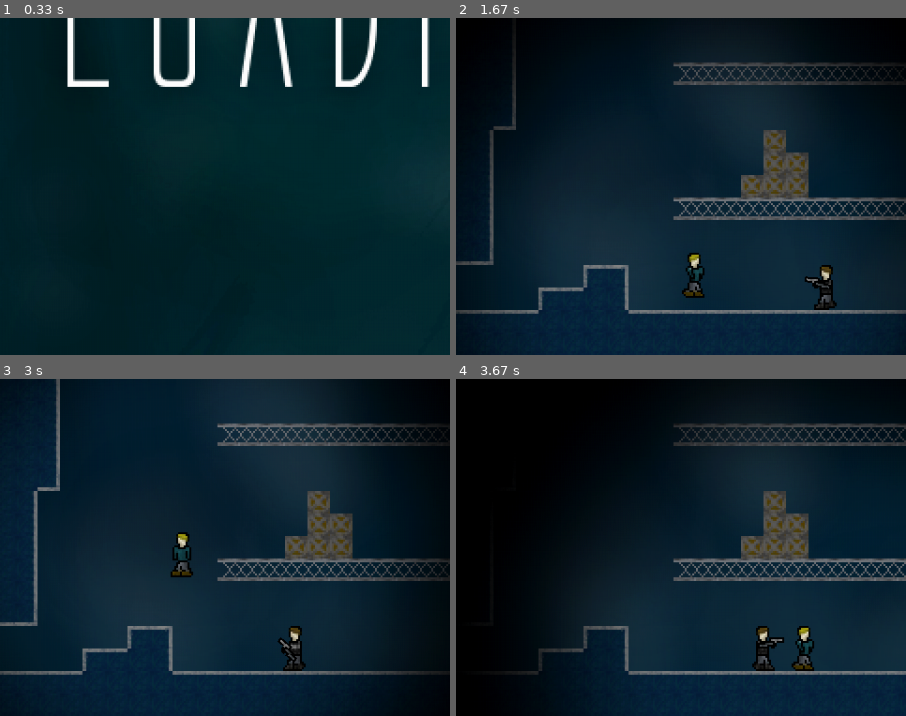
Above: before the commit, frames 1-4 (two rows, left to right).
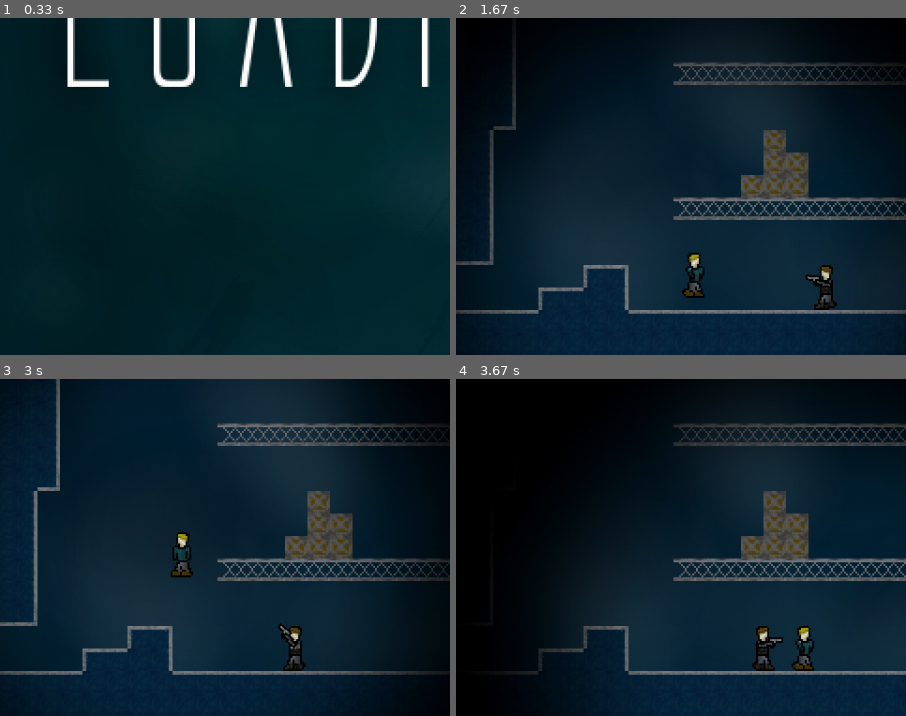
Above: after the commit, the same moments.

Repository: Sigton/stealth
Game: pygame game, started from source/main.py
Two runs of this game, one before a commit and one after it. Both use one fixed random seed, a clock stepped at 60 frames per second and the inputs below.
Inputs:
- Up to frame 1 (0.33 s): no input
- Up to frame 2 (1.67 s): hold Right 0.33-0.8 s; hold Up 0.83-1.13 s; hold Right 1.17-1.63 s
- Up to frame 3 (3 s): hold Left 1.67-2.2 s; hold Left 2.23-2.63 s; hold Up from 2.67 s (still down)
- Up to frame 4 (3.67 s): release Up at 3.03 s; hold Right from 3.07 s (still down)
The pictures show only the part of the screen within x 3-53%, y 50-100%; the shares and areas given below are measured in that part.

Frame 1 is identical in both runs. In frame 2, 0.1% of the frame differs, in the area x 77-84%, y 75-81%; in frame 3, 0.2%, in the area x 61-66%, y 72-84%; in frame 4, less than 0.1%.

Commit message:
Finally fixed it!

Diff:
--- a/source/arms.py
+++ b/source/arms.py
@@ -43,9 +43,19 @@
         dx = self.guard.rect.x - self.guard.player.rect.x
         dy = self.guard.rect.y - self.guard.player.rect.y
 
+        # Gotta love trig
         rads = math.atan2(-dy, dx)
         rads %= 2 * math.pi
         degrees = math.degrees(rads)
         degrees = (degrees + 180) % 360
 
+        # Rotate the image and reset the rect
         self.image = pygame.transform.rotate(self.image, degrees)
+        self.rect = self.image.get_rect(center=self.rect.center)
+
+        # Align rectangle after rotation
+        self.rect.bottom = self.guard.rect.y + (self.guard.rect.height * 0.5)
+        if self.guard.direction == "R":
+            self.rect.left = self.guard.rect.left + self.guard.rect.width * 0.2
+        else:
+            self.rect.right = self.guard.rect.right - self.guard.rect.width * 0.2
Binary file changed: source/resources/arms.png
